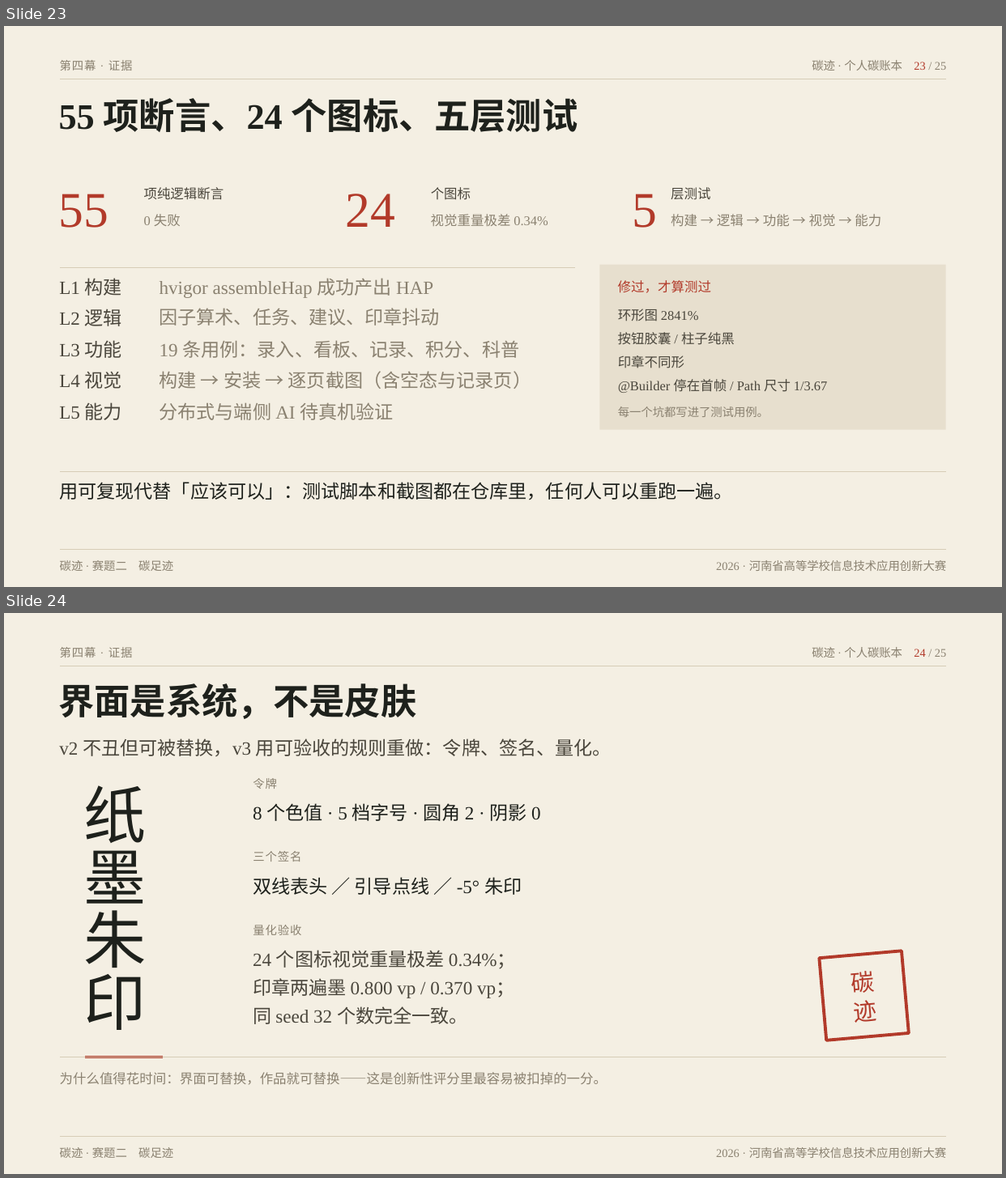
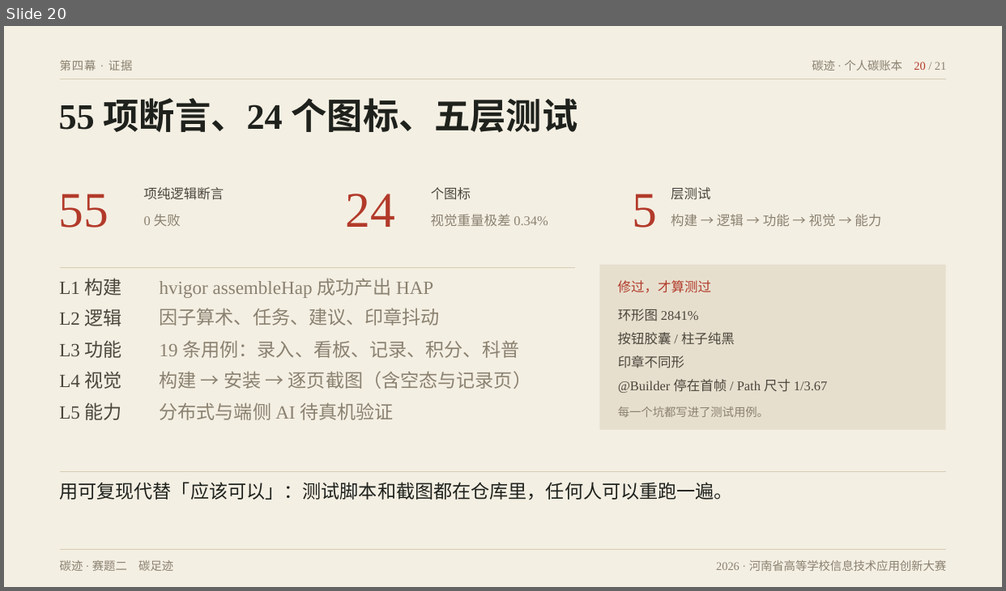
Before and after one commit to wujy309-jpg/ditan, a slide deck: 交付物/演示文稿_碳迹_v4A_墨迹档案.pptx. Shown one above the other, each under a label of ours: slides 23 and 24 before the commit, slide 20 after it. The pictures are 1006x1178 and 1006x591 pixels, drawn with LibreOffice and Linux fonts; fonts in the diff are those of the drawing. Boxes give left, top, right and bottom in pixels: in the first picture for what was removed or moved away, otherwise in the second. Text is boxed around its words. In the diff, an @@ line names an element or a change of style, - is before the commit and + after.

```diff
--- a/交付物/演示文稿_碳迹_v4A_墨迹档案.pptx
+++ b/交付物/演示文稿_碳迹_v4A_墨迹档案.pptx
@@ slide 24 removed at [4, 613, 1002, 1174], background #F4EFE3 @@
@@ text removed at [60, 647, 133, 658] @@
-第四幕 · 证据
@@ text removed at [812, 647, 946, 658] @@
-碳迹 · 个人碳账本 24 / 25
@@ text removed at [59, 683, 417, 719] @@
-界面是系统，不是皮肤
@@ freeform shape removed at [60, 666, 946, 667] @@
@@ text removed at [59, 739, 612, 756] @@
-v2 不丑但可被替换，v3 用可验收的规则重做：令牌、签名、量化。
@@ text removed at [253, 778, 277, 789] @@
-令牌
@@ text removed at [83, 786, 146, 1030] @@
-纸
-墨
-朱
-印
@@ text removed at [253, 803, 541, 821] @@
-8 个色值 · 5 档字号 · 圆角 2 · 阴影 0
@@ text removed at [253, 851, 301, 862] @@
-三个签名
@@ text removed at [253, 877, 522, 895] @@
-双线表头 ／ 引导点线 ／ -5° 朱印
@@ rectangle removed at [820, 951, 909, 1040] @@
@@ text removed at [852, 971, 876, 993] @@
-碳
@@ text removed at [854, 1000, 878, 1023] @@
-迹
@@ group removed at [253, 925, 516, 1024]: 4 texts @@
-量化验收
-24 个图标视觉重量极差 0.34%；
-印章两遍墨 0.800 vp / 0.370 vp；
-同 seed 32 个数完全一致。
@@ freeform shape removed at [60, 1058, 946, 1059] @@
@@ text removed at [60, 1072, 607, 1085] @@
-为什么值得花时间：界面可替换，作品就可替换——这是创新性评分里最容易被扣掉的一分。
@@ freeform shape removed at [85, 1058, 163, 1059] @@
@@ freeform shape removed at [60, 1137, 946, 1138] @@
@@ text removed at [60, 1148, 173, 1158] @@
-碳迹 · 赛题二 碳足迹
@@ text removed at [716, 1148, 946, 1158] @@
-2026 · 河南省高等学校信息技术应用创新大赛
@@ what was slide 23 is now slide 20 @@
@@ slide 20 changed as well @@
@@ text at [812, 60, 946, 71]: text changed @@
-碳迹 · 个人碳账本 23 / 25
+碳迹 · 个人碳账本 20 / 21
```
Also in this commit, not shown: 19 other slides changed, 1 slide added, 4 other slides removed, 18 other files.
